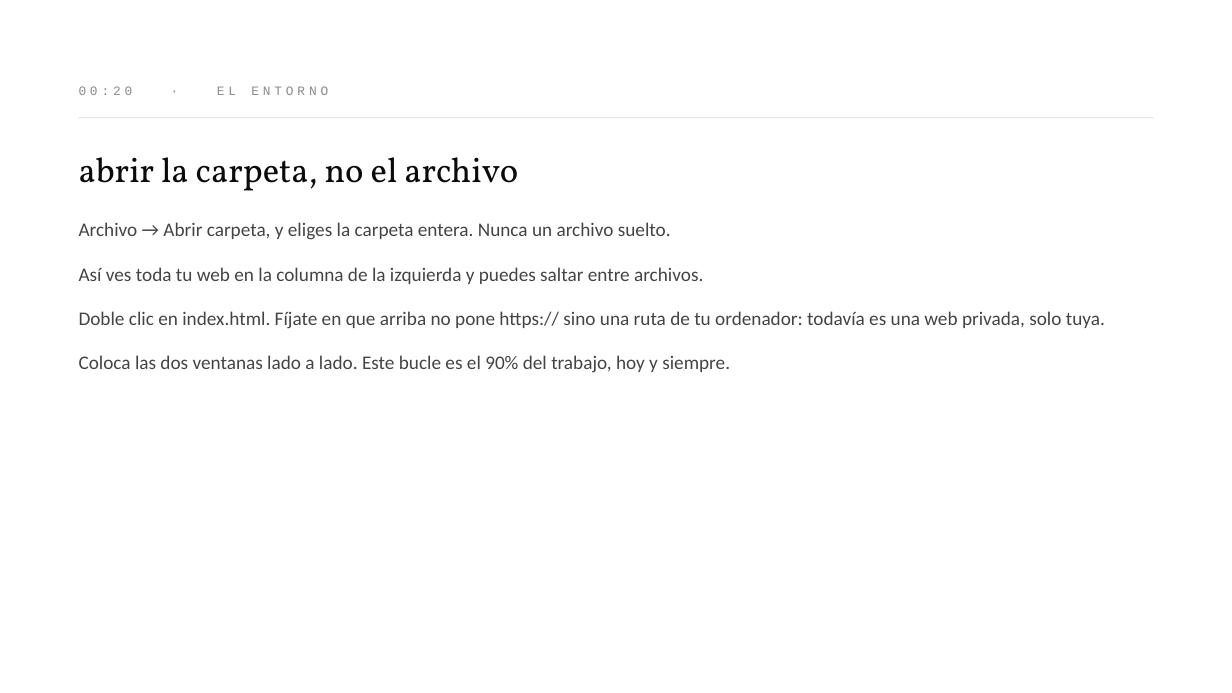
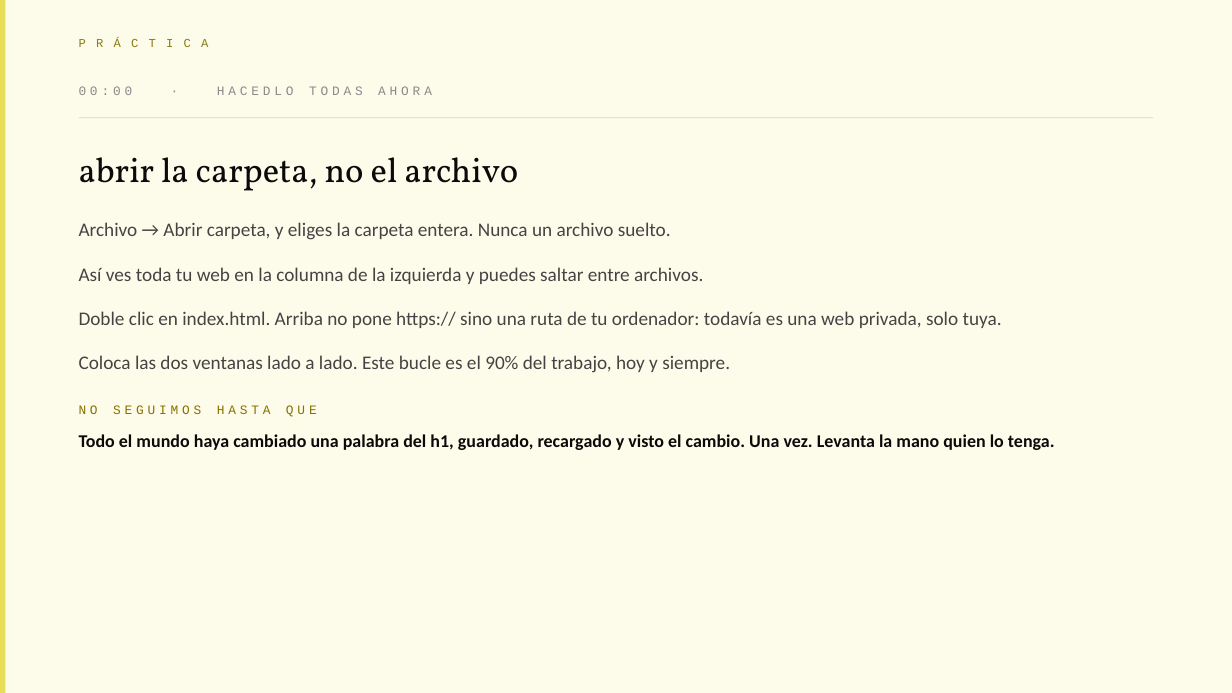
Before and after one commit to meowrhino/tallerEscocesa, a slide deck: slide 5 of presentaciones/Sesion-1-HTML.pptx (slide 13 before the commit). Drawn at 1232x693 pixels with LibreOffice and Linux fonts; fonts in the diff are those of the drawing. Boxes give left, top, right and bottom in pixels: in the first picture for what was removed or moved away, otherwise in the second. Text is boxed around its words. In the diff, an @@ line names an element or a change of style, - is before the commit and + after.

```diff
--- a/presentaciones/Sesion-1-HTML.pptx
+++ b/presentaciones/Sesion-1-HTML.pptx
@@ rectangle added at (0,0,1232,693), fill #FDFBE9 @@
@@ rectangle added at (0,0,6,693), fill #E8DD58 @@
@@ text added at (79,31,1153,54), 9.5 pt, text #8A7C14 @@
+PRÁCTICA
@@ text at (79,86,432,95): text changed @@
-00:20 · EL ENTORNO
+00:00 · HACEDLO TODAS AHORA
@@ text at (79,311,1002,328): text changed @@
-Doble clic en index.html. Fíjate en que arriba no pone https:// sino una ruta de tu ordenador: todavía es una web privada, solo tuya.
+Doble clic en index.html. Arriba no pone https:// sino una ruta de tu ordenador: todavía es una web privada, solo tuya.
@@ text at (79,405,1055,450): paragraphs added @@
+NO SEGUIMOS HASTA QUE
+Todo el mundo haya cambiado una palabra del h1, guardado, recargado y visto el cambio. Una vez. Levanta la mano quien lo tenga.
```
Also in this commit, not shown: 34 other slides changed, 8 slides added, 7 slides removed, 10 other files.
